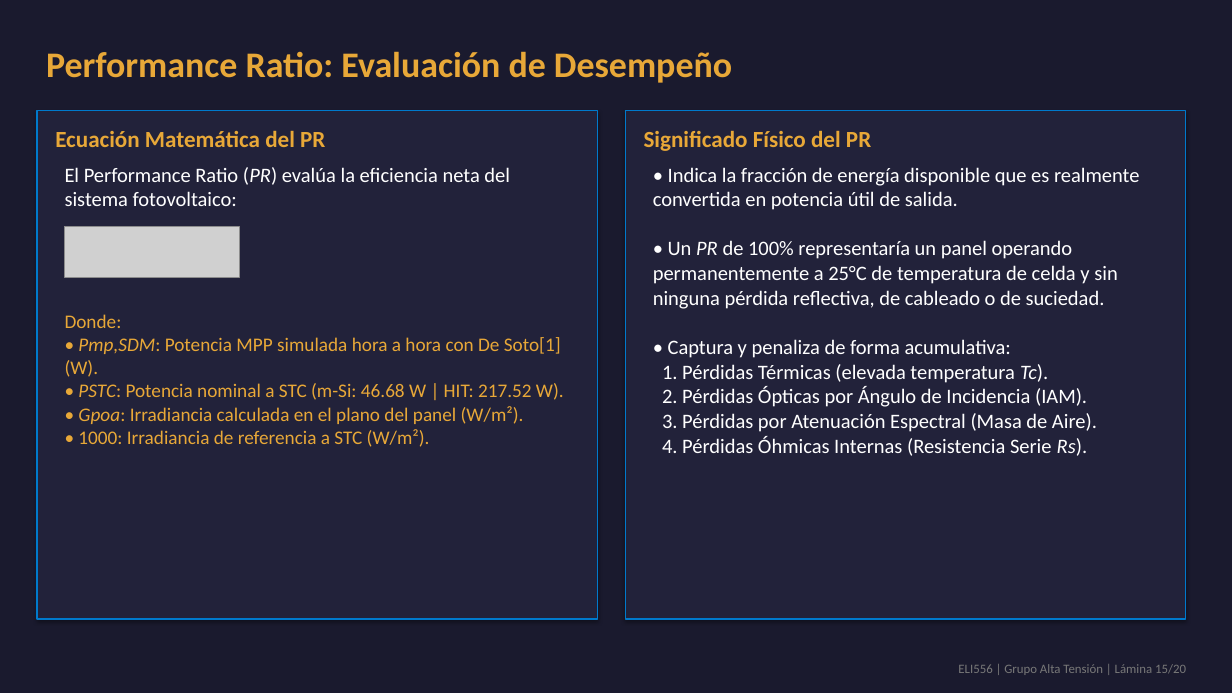
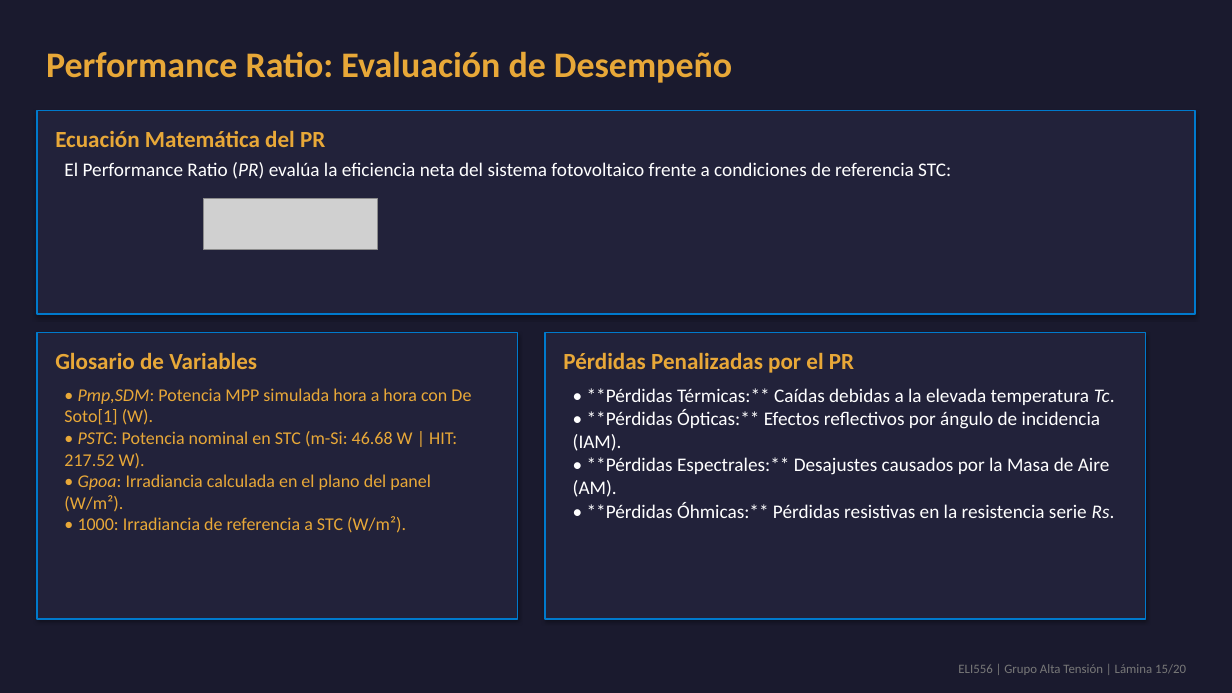
Before and after one commit to theChosen16/t2-paneles, a slide deck: slide 15 of output/Presentacion_Final_ELI556_Atacama.pptx. Drawn at 1232x693 pixels with LibreOffice and Linux fonts; fonts in the diff are those of the drawing; grey boxes stand for pictures. Boxes give left, top, right and bottom in pixels: in the first picture for what was removed or moved away, otherwise in the second. Text is boxed around its words. In the diff, an @@ line names an element or a change of style, - is before the commit and + after.

```diff
--- a/output/Presentacion_Final_ELI556_Atacama.pptx
+++ b/output/Presentacion_Final_ELI556_Atacama.pptx
@@ rectangle added at box(37, 111, 1195, 314), fill #22223A, outline #007ACC 1 pt @@
@@ text removed at box(644, 131, 871, 151) @@
-Significado Físico del PR
@@ text at box(64, 162, 951, 179): text changed; size 16 to 15 pt @@
-El Performance Ratio (PR) evalúa la eficiencia neta del sistema fotovoltaico:
+El Performance Ratio (PR) evalúa la eficiencia neta del sistema fotovoltaico frente a condiciones de referencia STC:
@@ text removed at box(653, 167, 1139, 456) @@
-• Indica la fracción de energía disponible que es realmente convertida en potencia útil de salida.
-• Un PR de 100% representaría un panel operando permanentemente a 25°C de temperatura de celda y sin ninguna pérdida reflectiva, de cableado o de suciedad.
-• Captura y penaliza de forma acumulativa:
-1. Pérdidas Térmicas (elevada temperatura Tc).
-2. Pérdidas Ópticas por Ángulo de Incidencia (IAM).
-3. Pérdidas por Atenuación Espectral (Masa de Aire).
-4. Pérdidas Óhmicas Internas (Resistencia Serie Rs).
@@ picture: place and size @@
-picture at box(65, 226, 239, 277)
+picture at box(203, 199, 378, 250)
@@ text at box(65, 314, 122, 328): paragraph removed @@
-Donde:
@@ rectangle: place and size @@
-rectangle at box(37, 111, 598, 619)
+rectangle at box(37, 333, 518, 619)
@@ text added at box(55, 353, 257, 369), 18 pt, text #E8A838, bold @@
+Glosario de Variables
@@ rectangle: place and size @@
-rectangle at box(626, 111, 1187, 619)
+rectangle at box(545, 333, 1146, 619)
@@ text added at box(563, 353, 854, 373), 18 pt, text #E8A838, bold @@
+Pérdidas Penalizadas por el PR
@@ text "• Pmp,SDM: Potencia MPP simulada ...": place and size @@
-text "• Pmp,SDM: Potencia MPP simulada ..." at box(65, 314, 564, 447)
+text "• Pmp,SDM: Potencia MPP simulada ..." at box(64, 388, 471, 533)
@@ text at box(64, 388, 471, 533): size 15 to 14 pt in "• Pmp,SDM: Potencia MPP simulada hora a ...", "• Gpoa: Irradiancia calculada en el plano ...", "• 1000: Irradiancia de referencia a STC ..." @@
@@ text added at box(573, 388, 1115, 518), 15 pt, text #FFFFFF @@
+• **Pérdidas Térmicas:** Caídas debidas a la elevada temperatura Tc.
+• **Pérdidas Ópticas:** Efectos reflectivos por ángulo de incidencia (IAM).
+• **Pérdidas Espectrales:** Desajustes causados por la Masa de Aire (AM).
+• **Pérdidas Óhmicas:** Pérdidas resistivas en la resistencia serie Rs.
@@ text at box(64, 431, 457, 468): text changed; size 15 to 14 pt @@
-• PSTC: Potencia nominal a STC (m-Si: 46.68 W | HIT: 217.52 W).
+• PSTC: Potencia nominal en STC (m-Si: 46.68 W | HIT: 217.52 W).
```
Also in this commit, not shown: 4 other slides changed, 6 other files.
